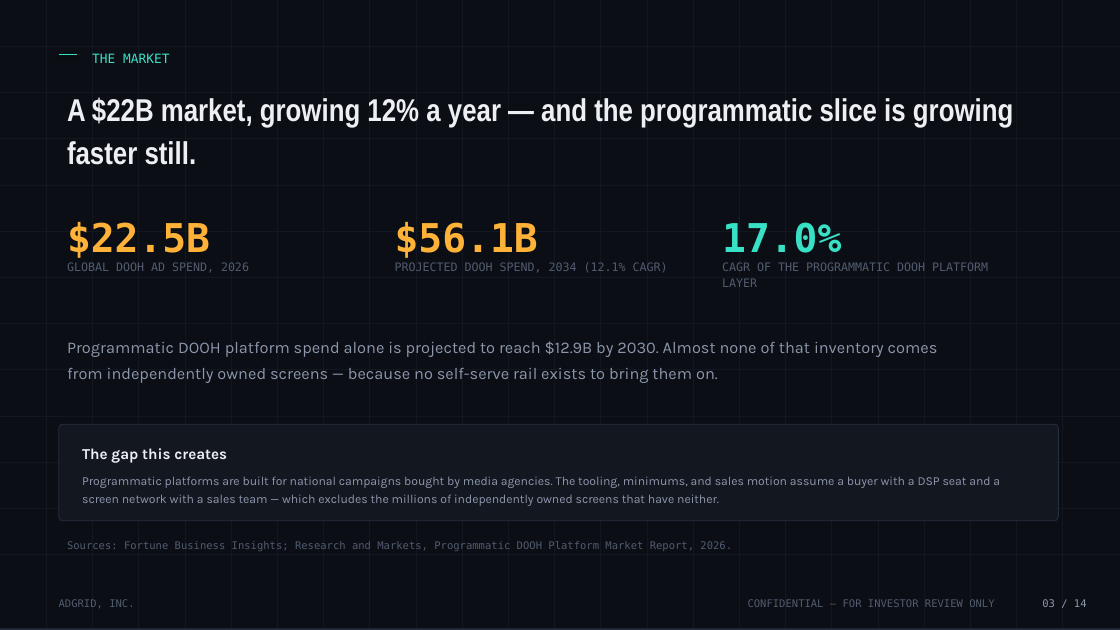
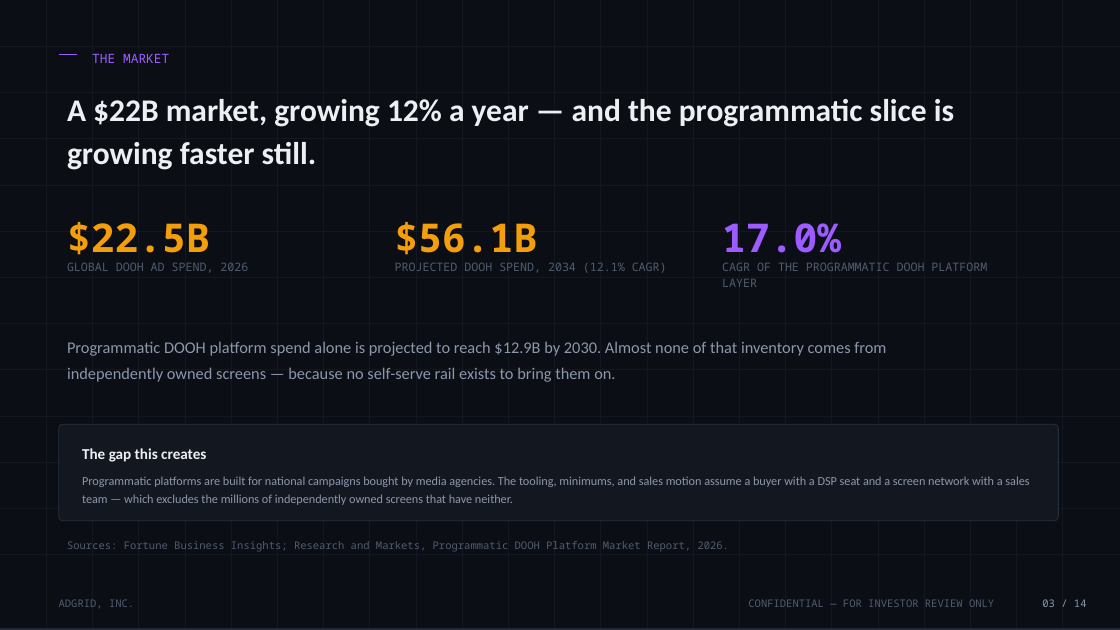
Before and after one commit to sukhwindergill/adgrid, a slide deck: slide 3 of docs/investor/AdGrid-Seed-Deck.pptx. Drawn at 1120x630 pixels with LibreOffice and Linux fonts; fonts in the diff are those of the drawing. Boxes give left, top, right and bottom in pixels: in the first picture for what was removed or moved away, otherwise in the second. Text is boxed around its words. In the diff, an @@ line names an element or a change of style, - is before the commit and + after.

Commit message:
fix: apply real brand colors (purple/cyan) to investor deck
Deck used an arbitrary teal accent instead of AdGrid's actual brand
tokens (purple #7B2FFF / cyan #00C2FF, unified with marketing site
per src/design/tokens.js). Swaps accent throughout both PPTX and the
HTML deck, adds brand gradient to hero pull-quotes, and switches font
references to Space Grotesk / JetBrains Mono to match the product.

```diff
--- a/docs/investor/AdGrid-Seed-Deck.pptx
+++ b/docs/investor/AdGrid-Seed-Deck.pptx
@@ line (59, 55) - (77, 55): stroke #38E1C6 1.2 pt to #9C5CFF 1.2 pt @@
@@ text "THE MARKET" at [92, 53, 169, 63]: font DejaVu Sans Mono to Noto Sans Mono, text colour #38E1C6 to #9C5CFF @@
@@ text "A $22B market, growing 12% ..." at [67, 99, 954, 170]: font Arial Narrow to Calibri @@
@@ text "$22.5B" at [67, 222, 210, 255]: font DejaVu Sans Mono to Noto Sans Mono, text colour #FFB238 to #F59E0B @@
@@ text "$56.1B" at [395, 222, 538, 255]: font DejaVu Sans Mono to Noto Sans Mono, text colour #FFB238 to #F59E0B @@
@@ text "17.0%" at [722, 223, 841, 263]: font DejaVu Sans Mono to Noto Sans Mono, text colour #38E1C6 to #9C5CFF @@
@@ font Karla to Calibri in 3 elements at [67, 341, 886, 382], [82, 448, 206, 462], [82, 476, 1029, 505] @@
@@ font DejaVu Sans Mono to Noto Sans Mono in 7 elements at [67, 263, 248, 273], [395, 262, 667, 273], [722, 262, 987, 287], [67, 541, 730, 552], [59, 599, 134, 608], [748, 599, 994, 607], [1042, 599, 1087, 607] @@
```
Also in this commit, not shown: 13 other slides changed, 1 other file.
